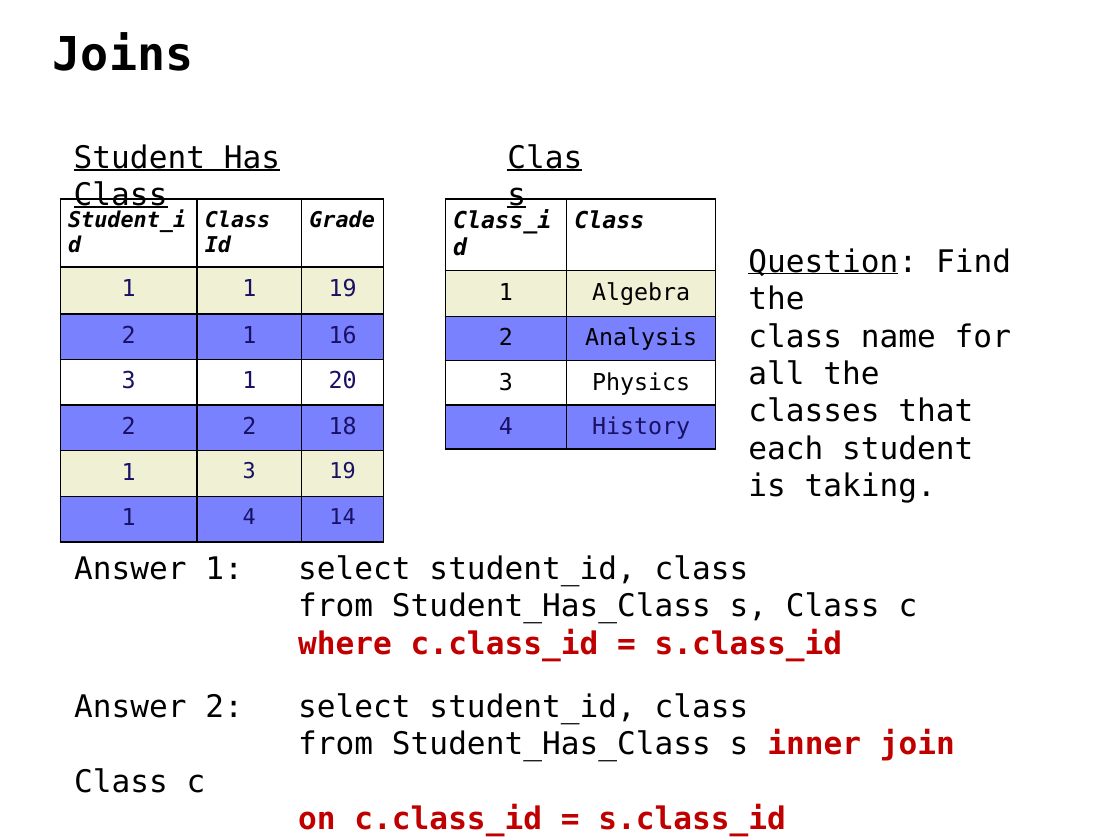
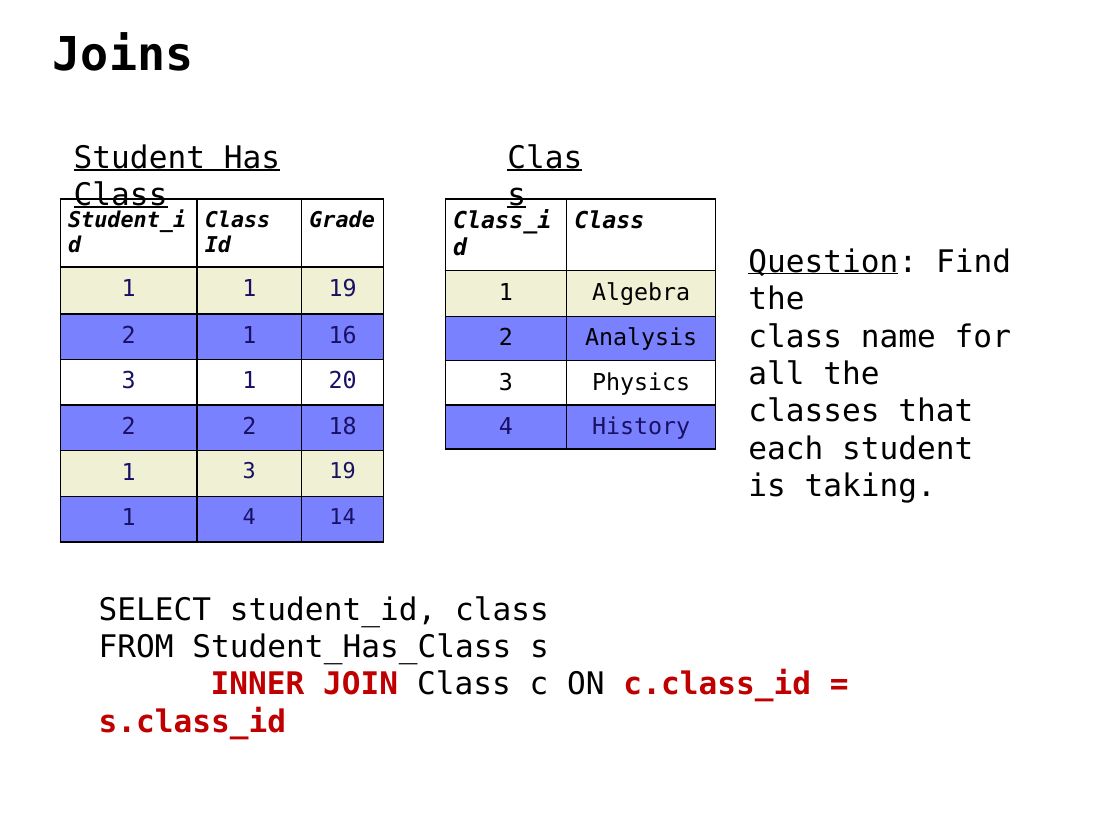
Before and after one commit to ipeirotis/introduction-to-databases, a slide deck: slide 37 of C-SQL.pptx. Drawn at 1120x840 pixels with LibreOffice and Linux fonts; fonts in the diff are those of the drawing. Boxes give left, top, right and bottom in pixels: in the first picture for what was removed or moved away, otherwise in the second. Text is boxed around its words. In the diff, an @@ line names an element or a change of style, - is before the commit and + after.

```diff
--- a/C-SQL.pptx
+++ b/C-SQL.pptx
@@ text removed at (74, 555, 918, 660) @@
-Answer 1: select student_id, class
-from Student_Has_Class s, Class c
-where c.class_id = s.class_id
@@ text at (99, 596, 811, 738): text changed @@
-Answer 2: select student_id, class
-from Student_Has_Class s inner join Class c
-on c.class_id = s.class_id
+SELECT student_id, class
+FROM Student_Has_Class s
+INNER JOIN Class c ON c.class_id = s.class_id
```
Also in this commit, not shown: 2 other slides changed, 2 slides added, 2 slides removed.
